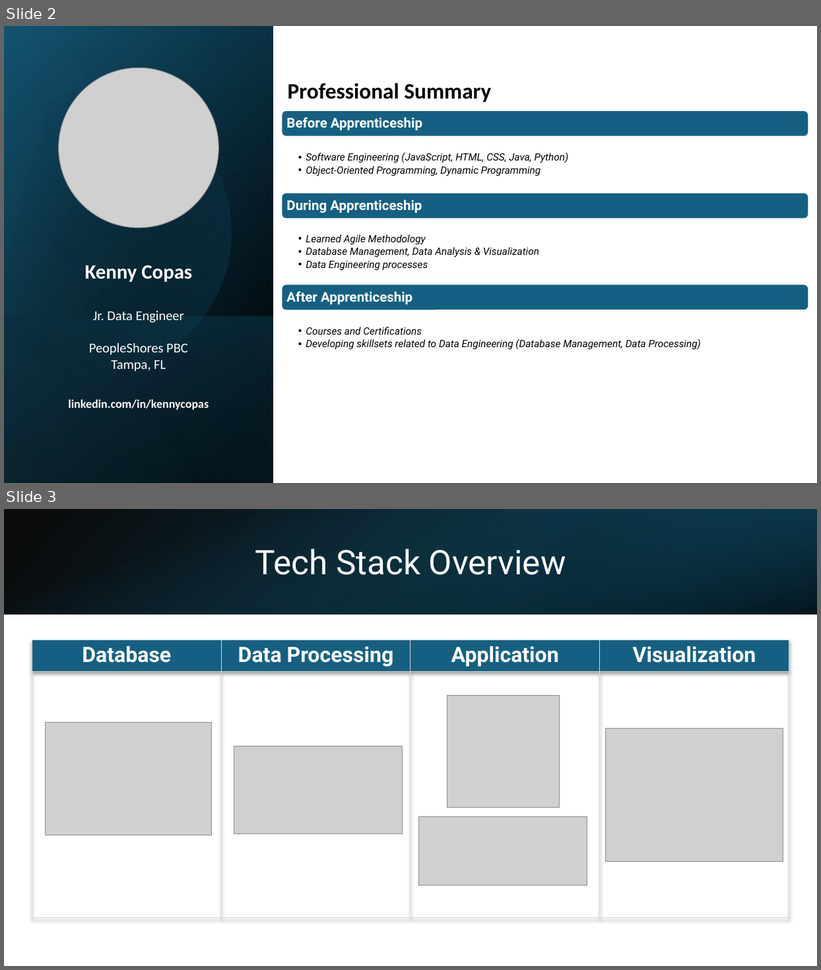
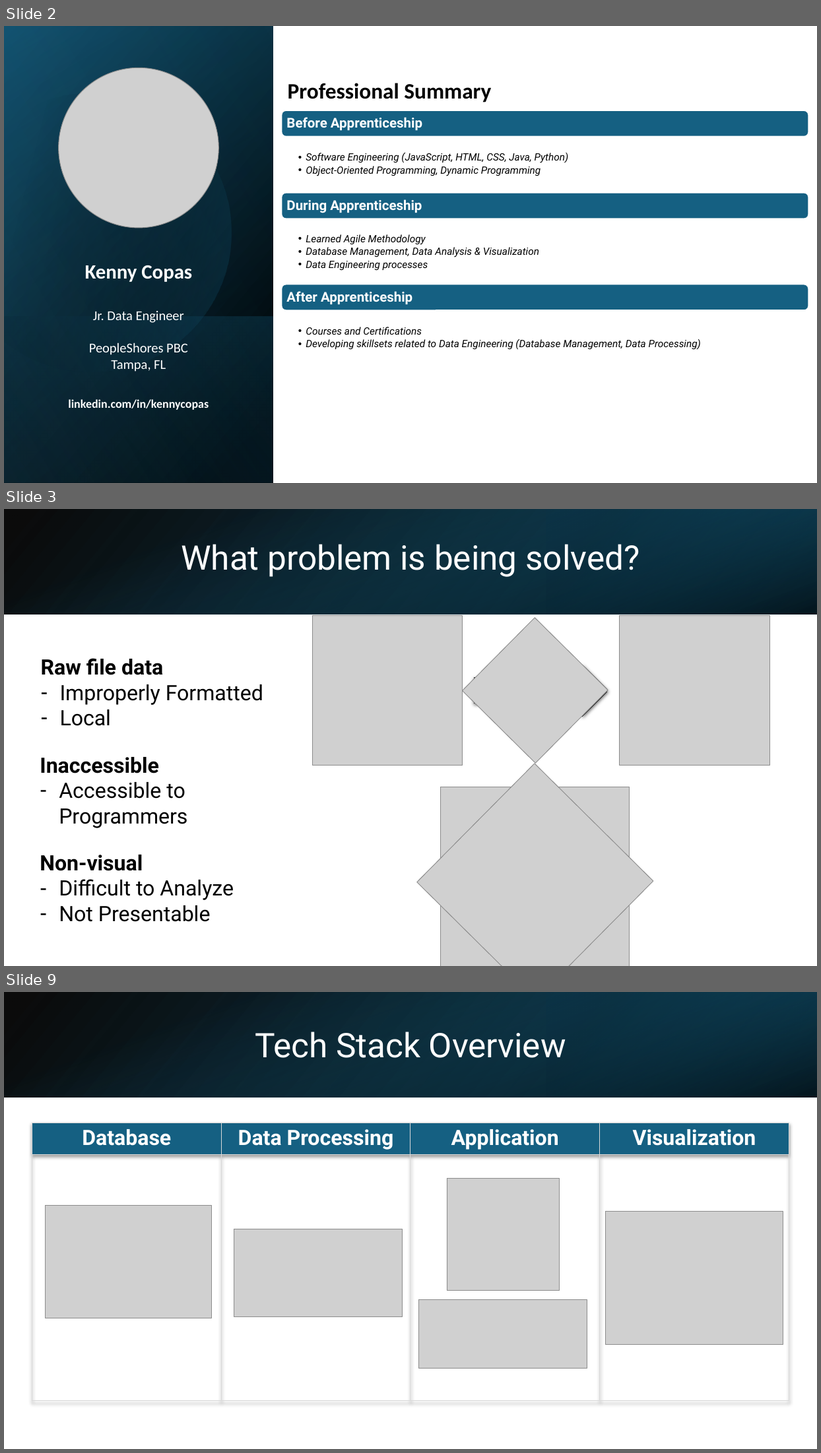
Before and after one commit to kencopas/Projects, a slide deck: Capstone/docs/Kenneth Copas - Capstone Presentation.pptx. Shown one above the other, each under a label of ours: slides 2 and 3 before the commit, slides 2, 3 and 9 after it; the slides between them are not shown. The pictures are 821x970 and 821x1453 pixels, drawn with LibreOffice and Linux fonts; fonts in the diff are those of the drawing; grey boxes stand for pictures. Boxes give left, top, right and bottom in pixels: in the first picture for what was removed or moved away, otherwise in the second. Text is boxed around its words. In the diff, an @@ line names an element or a change of style, - is before the commit and + after.

```diff
--- a/Capstone/docs/Kenneth Copas - Capstone Presentation.pptx
+++ b/Capstone/docs/Kenneth Copas - Capstone Presentation.pptx
@@ slide 3 added at <box>4,509,817,966</box>, background #FFFFFF @@
@@ rectangle added at <box>4,509,817,614</box>, fill gradient #000000 to #104862 @@
@@ rectangle added at <box>4,509,817,614</box>, fill gradient #156082 to #000000 @@
@@ rectangle added at <box>547,509,817,614</box>, fill gradient #0B3041 to #156082 @@
@@ title added at <box>181,544,640,577</box>, 40 pt, text #FFFFFF @@
+What problem is being solved?
@@ picture added at <box>313,616,463,766</box> @@
@@ picture added at <box>463,618,609,763</box> @@
@@ picture added at <box>620,615,770,765</box> @@
@@ text added at <box>41,658,263,726</box>, 25 pt, text #000000 @@
+Raw file data
+– Improperly Formatted
+– Local
@@ right arrow added at <box>475,665,609,717</box>, fill gradient #4B4B4B to #000000 @@
@@ text added at <box>40,757,187,828</box>, 25 pt, text #000000 @@
+Inaccessible
+– Accessible to Programmers
@@ picture added at <box>417,764,653,966</box> @@
@@ picture added at <box>441,787,629,966</box> @@
@@ text added at <box>40,855,234,922</box>, 25 pt, text #000000 @@
+Non-visual
+– Difficult to Analyze
+– Not Presentable
@@ what was slide 3 is now slide 9 @@
```
Also in this commit, not shown: 3 slides changed, 1 other slide added, 1 slide removed, 4 other files.
